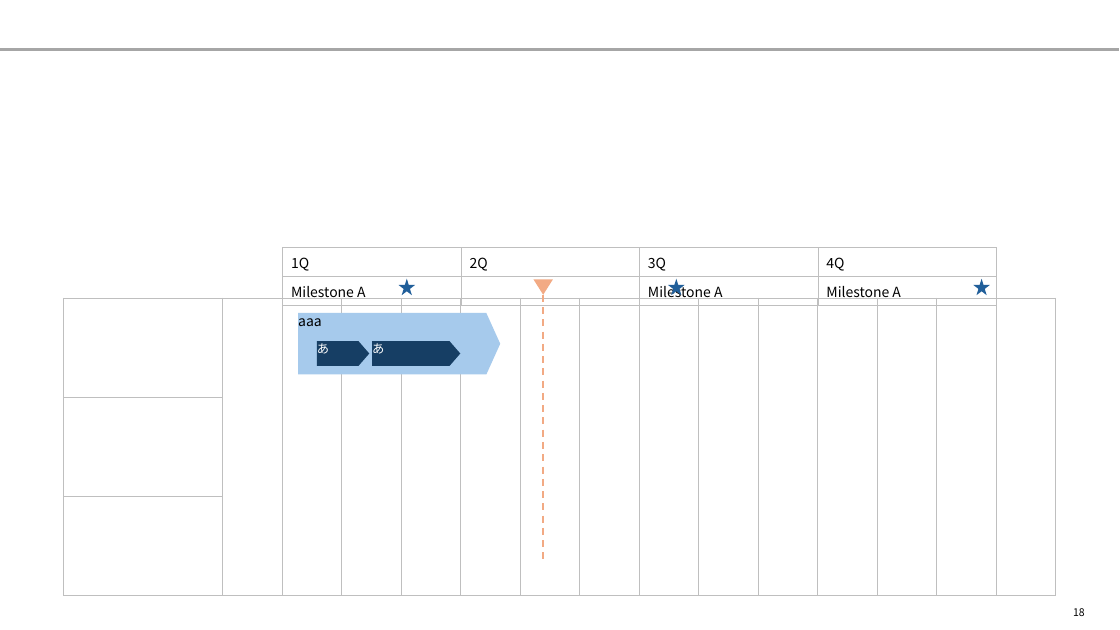
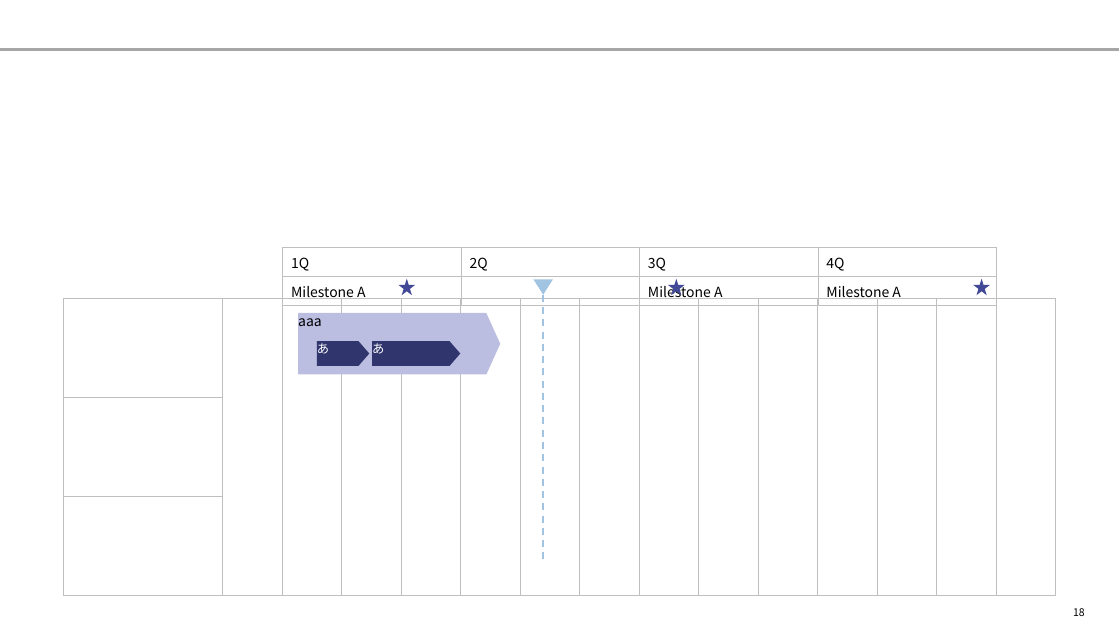
Before and after one commit to yuzucha16/dotfiles, a slide deck: slide 18 of office/Blank.potx. Drawn at 1120x630 pixels with LibreOffice and Linux fonts; fonts in the diff are those of the drawing. Boxes give left, top, right and bottom in pixels: in the first picture for what was removed or moved away, otherwise in the second. Text is boxed around its words. In the diff, an @@ line names an element or a change of style, - is before the commit and + after.

```diff
--- a/office/Blank.potx
+++ b/office/Blank.potx
@@ triangle at [534,280,553,295]: fill #F2AA84 to #A1C4E3 @@
@@ line (544, 295) - (544, 562): stroke #F2AA84 1.5 pt dashed to #A1C4E3 1.5 pt dashed @@
@@ fill #215F9A to #424996 in 3 elements at [398,279,415,296], [668,279,685,296], [974,279,991,296] @@
@@ pentagon arrow "aaa" at [298,313,501,375]: fill #A6CAEC to #BBBEE1 @@
@@ pentagon arrow "あ" at [317,341,369,366]: fill #163E64 to #30356D @@
@@ pentagon arrow "あ" at [372,341,460,366]: fill #163E64 to #30356D @@
```
Also in this commit, not shown: 18 other slides changed.
